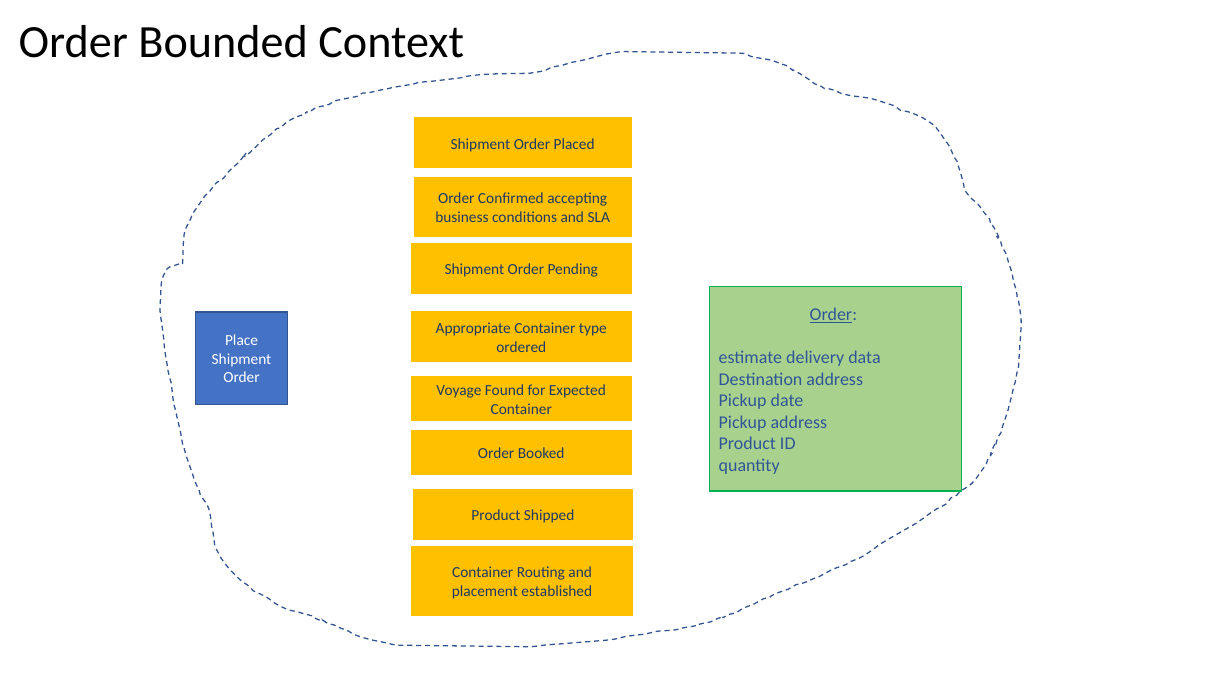
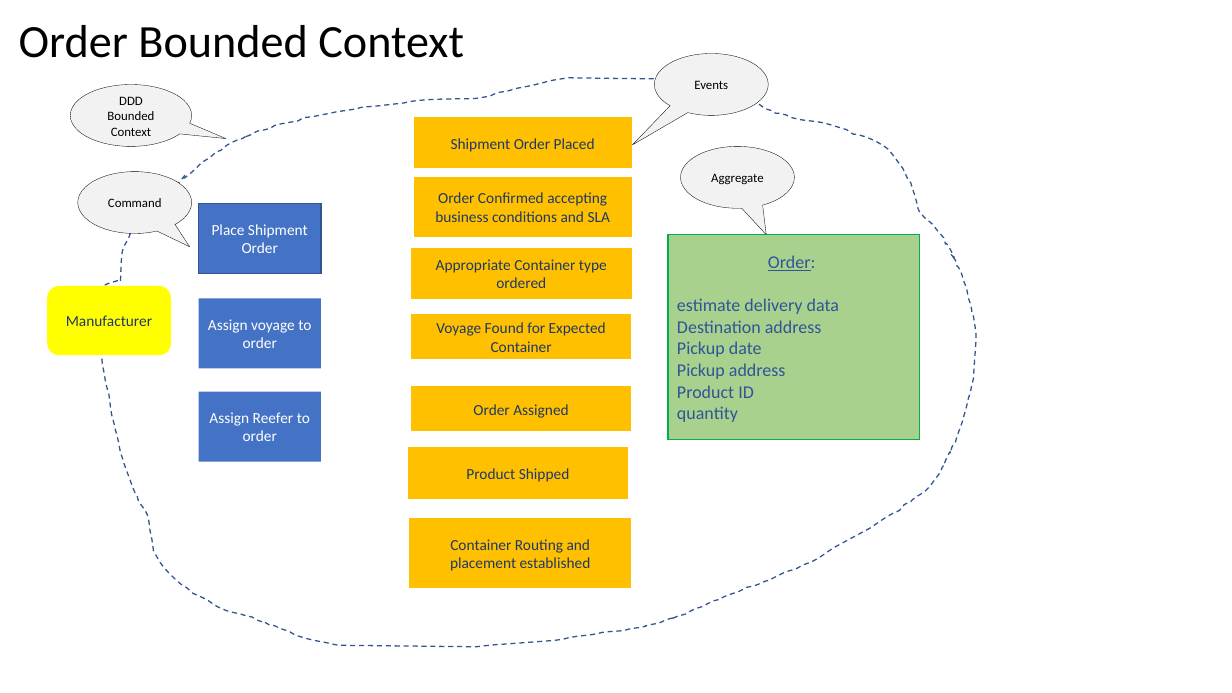
Before and after one commit to ibm-cloud-architecture/refarch-kc, a slide deck: slide 20 of analysis/kc-eventstorming.pptx (slide 14 before the commit). Drawn at 1232x693 pixels with LibreOffice and Linux fonts; fonts in the diff are those of the drawing. Boxes give left, top, right and bottom in pixels: in the first picture for what was removed or moved away, otherwise in the second. Text is boxed around its words. In the diff, an @@ line names an element or a change of style, - is before the commit and + after.

```diff
--- a/analysis/kc-eventstorming.pptx
+++ b/analysis/kc-eventstorming.pptx
@@ speech bubble added at bbox=[654, 54, 768, 116], fill #F2F2F2, outline #000000 0.25 pt, 10 pt, text #000000 @@
+Events
@@ speech bubble added at bbox=[70, 84, 191, 146], fill #F2F2F2, outline #000000 0.25 pt, 10 pt, text #000000 @@
+DDD Bounded Context
@@ freeform shape: place and size @@
-freeform shape at bbox=[160, 52, 1021, 647]
+freeform shape at bbox=[97, 78, 976, 647]
@@ speech bubble added at bbox=[681, 146, 795, 208], fill #F2F2F2, outline #000000 0.25 pt, 10 pt, text #000000 @@
+Aggregate
@@ speech bubble added at bbox=[78, 172, 191, 234], fill #F2F2F2, outline #000000 0.25 pt, 10 pt, text #000000 @@
+Command
@@ rectangle "Place Shipment Order": place and size @@
-rectangle "Place Shipment Order" at bbox=[195, 312, 287, 405]
+rectangle "Place Shipment Order" at bbox=[199, 203, 321, 274]
@@ rectangle "Order:": place and size @@
-rectangle "Order:" at bbox=[710, 287, 961, 491]
+rectangle "Order:" at bbox=[668, 235, 920, 439]
@@ rectangle "Appropriate Container type ordered": place and size @@
-rectangle "Appropriate Container type ordered" at bbox=[411, 312, 630, 362]
+rectangle "Appropriate Container type ordered" at bbox=[411, 249, 630, 299]
@@ rectangle removed at bbox=[411, 244, 630, 294] @@
-Shipment Order Pending
@@ rounded rectangle added at bbox=[48, 287, 170, 355], fill #FFFF00, outline #FFFF00 1 pt, 12 pt, text #203864 @@
+Manufacturer
@@ rectangle added at bbox=[199, 299, 321, 369], fill #4472C4, 12 pt, text #FFFFFF @@
+Assign voyage to order
@@ rectangle "Voyage Found for Expected Container": place and size @@
-rectangle "Voyage Found for Expected Container" at bbox=[411, 377, 630, 421]
+rectangle "Voyage Found for Expected Container" at bbox=[411, 315, 630, 359]
@@ rectangle "Order Assigned": place and size @@
-rectangle "Order Assigned" at bbox=[411, 431, 630, 474]
+rectangle "Order Assigned" at bbox=[411, 387, 630, 431]
@@ rectangle added at bbox=[199, 392, 321, 462], fill #4472C4, 12 pt, text #FFFFFF @@
+Assign Reefer to order
@@ text in rectangle at bbox=[473, 404, 568, 418]: text changed @@
-Order Booked
+Order Assigned
@@ rectangle "Product Shipped": place and size @@
-rectangle "Product Shipped" at bbox=[413, 489, 632, 539]
+rectangle "Product Shipped" at bbox=[409, 448, 628, 498]
@@ rectangle "Container Routing and placement established": place and size @@
-rectangle "Container Routing and placement established" at bbox=[411, 547, 632, 616]
+rectangle "Container Routing and placement established" at bbox=[410, 519, 631, 588]
```
Also in this commit, not shown: 6 other slides changed, 8 slides added, 2 slides removed, 37 other files.
